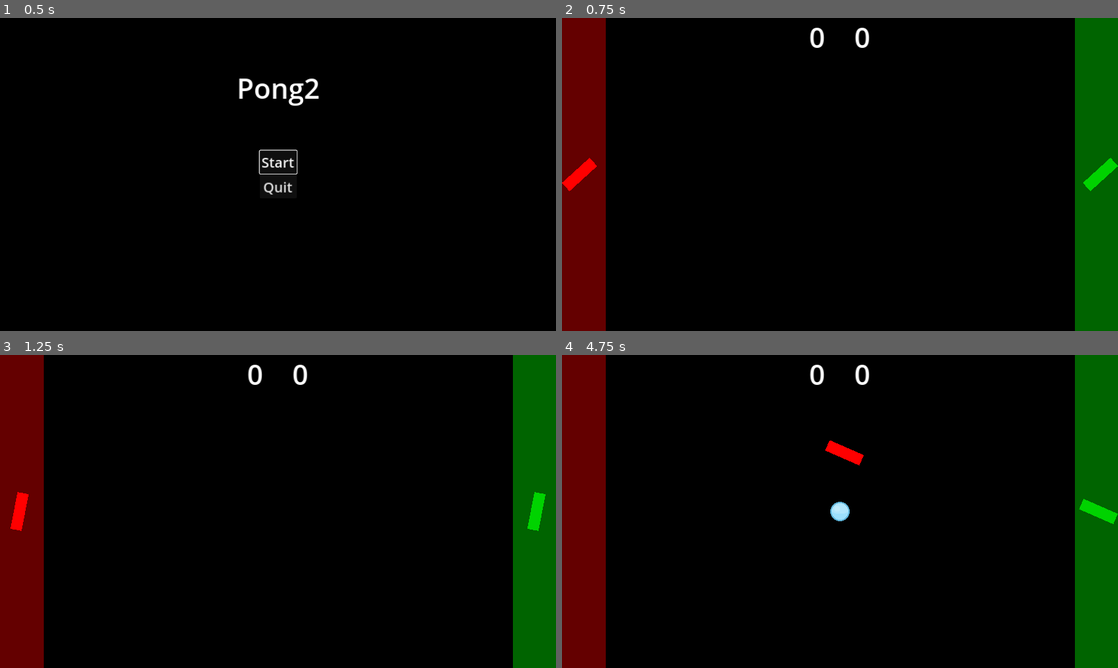
Above: before the commit, frames 1-4 (two rows, left to right).
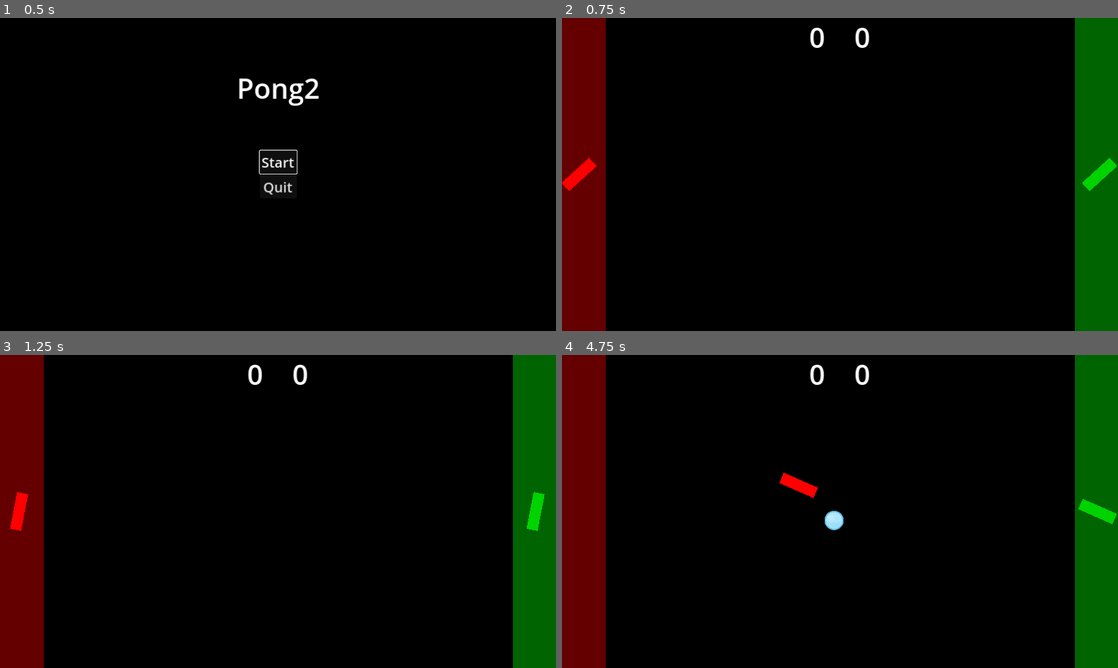
Above: after the commit, the same moments.

Repository: vidarasberg/pong2
Game: Godot game, scene res://ui.tscn
Two runs of this game, one before a commit and one after it. Both use one fixed random seed, a clock stepped at 60 frames per second and the inputs below.
Inputs:
- Up to frame 1 (0.5 s): no input
- Up to frame 2 (0.75 s): click "Start" at 0.5 s
- Up to frame 3 (1.25 s): no input
- Up to frame 4 (4.75 s): hold D (right) 1.28-2.03 s; hold S (down) 2.03-2.78 s; hold D (right) 2.78-3.53 s; hold W (up) 3.53-4.28 s; hold A (left) from 4.28 s (still down)

Frame 1 is identical in both runs. In frame 2, less than 0.1% of the frame differs, in the area x 0-100%, y 44-56%; in frame 3, less than 0.1%; in frame 4, 0.8%, in the area x 39-100%, y 27-56%.

Commit message:
adjusts speed and goal size

Diff:
--- a/game.gd
+++ b/game.gd
@@ -8,31 +8,31 @@
 
 # Called when the node enters the scene tree for the first time.
 func _ready():
-	spawn_ball()
+    spawn_ball()
 
 func spawn_ball():
-	await get_tree().create_timer(1).timeout
-	var ball = ball_scene.instantiate()
-	var viewportSize = get_viewport().get_visible_rect().size
-	ball.position = Vector2(viewportSize.x / 2, viewportSize.y / 2)
-	call_deferred("add_child", ball)
+    await get_tree().create_timer(1).timeout
+    var ball = ball_scene.instantiate()
+    var viewportSize = get_viewport().get_visible_rect().size
+    ball.position = Vector2(viewportSize.x / 2, viewportSize.y / 2)
+    call_deferred("add_child", ball)
 
 func _on_goal_goal():
-	player2score += 1
+    player2score += 1
 
-	$HUD.update_player2_score(player2score)
+    $HUD.update_player2_score(player2score)
 
-	if player2score == winScore :
-		$HUD.show_winner("Green wins!")
-	else :
-		spawn_ball()
+    if player2score == winScore :
+        $HUD.show_winner("Green wins!")
+    else :
+        spawn_ball()
 
 func _on_goal_2_goal():
-	player1score += 1
+    player1score += 1
 
-	$HUD.update_player1_score(player1score)
+    $HUD.update_player1_score(player1score)
 
-	if player1score == winScore :
-		$HUD.show_winner("Red wins!")
-	else :
-		spawn_ball()
+    if player1score == winScore :
+        $HUD.show_winner("Red wins!")
+    else :
+        spawn_ball()
--- a/game.tscn
+++ b/game.tscn
@@ -34,17 +34,17 @@
 color = Color(0, 0.827451, 0, 1)
 
 [node name="Wall" parent="." instance=ExtResource("5_otyad")]
-position = Vector2(640, -50)
+position = Vector2(593, -500)
 
 [node name="Wall2" parent="." instance=ExtResource("5_otyad")]
-position = Vector2(640, 770)
+position = Vector2(638, 1221)
 
 [node name="Wall3" parent="." instance=ExtResource("5_otyad")]
-position = Vector2(1330, 360)
+position = Vector2(1778, 233)
 rotation = 1.5708
 
 [node name="Wall4" parent="." instance=ExtResource("5_otyad")]
-position = Vector2(-50, 360)
+position = Vector2(-501, 317)
 rotation = 1.5708
 
 [node name="HUD" parent="." instance=ExtResource("6_g4e1x")]
--- a/goal.gd
+++ b/goal.gd
@@ -4,9 +4,9 @@
 @export var color: Color
 
 func _ready():
-	$BallDetector/ColorRect.set_color(color)
+    $BallDetector/ColorRect.set_color(color)
 
 func _on_body_entered(body):
-	if body.is_in_group("balls"):
-		body.queue_free()
-		goal.emit()
+    if body.is_in_group("balls"):
+        body.queue_free()
+        goal.emit()
--- a/goal.tscn
+++ b/goal.tscn
@@ -3,7 +3,7 @@
 [ext_resource type="Script" path="res://goal.gd" id="1_a5e42"]
 
 [sub_resource type="RectangleShape2D" id="RectangleShape2D_u2srg"]
-size = Vector2(120, 1000)
+size = Vector2(200, 1000)
 
 [node name="Goal" type="Area2D"]
 collision_layer = 2
--- a/hud.gd
+++ b/hud.gd
@@ -1,24 +1,24 @@
 extends CanvasLayer
 
 func _ready():
-	$VBox/RestartButton.hide()
-	$VBox/QuitButton.hide()
+    $VBox/RestartButton.hide()
+    $VBox/QuitButton.hide()
 
 func update_player1_score(score):
-	$Hbox/ScorePlayer1.text = "%s" % score
+    $Hbox/ScorePlayer1.text = "%s" % score
 
 func update_player2_score(score):
-	$Hbox/ScorePlayer2.text = "%s" % score
+    $Hbox/ScorePlayer2.text = "%s" % score
 
 func show_winner(text: String):
-	$WinMessage.text = text
-	$VBox/RestartButton.show()
-	$VBox/QuitButton.show()
-	$VBox/RestartButton.grab_focus()
+    $WinMessage.text = text
+    $VBox/RestartButton.show()
+    $VBox/QuitButton.show()
+    $VBox/RestartButton.grab_focus()
 
 func _on_restart_button_pressed():
-	get_tree().change_scene_to_file("res://game.tscn")
+    get_tree().change_scene_to_file("res://game.tscn")
 
 
 func _on_quit_button_pressed():
-	get_tree().quit()
+    get_tree().quit()
--- a/player.gd
+++ b/player.gd
@@ -8,29 +8,29 @@
 @export var rotate_left := "rotate_left"
 @export var color: Color
 
-var speed = 600
+var speed = 500
 var gravity = 0
 # This represents the player's inertia.
 var push_force = 100
 var rotation_speed = 5
 
 func _ready():
-	$ColorRect.set_color(color)
+    $ColorRect.set_color(color)
 
 func get_input():
-	var input_direction = Input.get_vector(move_left, move_right, move_up, move_down)
-	velocity = input_direction * speed
-	#rotation_speed = Input.get_axis(rotate_left, rotate_right) * 5
+    var input_direction = Input.get_vector(move_left, move_right, move_up, move_down)
+    velocity = input_direction * speed
+    #rotation_speed = Input.get_axis(rotate_left, rotate_right) * 5
 
 
 func _physics_process(delta):
-	rotation += rotation_speed * delta
-	velocity.y += gravity * delta
-	get_input()
-	move_and_slide()
-	for i in get_slide_collision_count():
-		var c = get_slide_collision(i)
-		if c.get_collider() is RigidBody2D:
-			c.get_collider().apply_central_impulse(-c.get_normal() * push_force)
+    rotation += rotation_speed * delta
+    velocity.y += gravity * delta
+    get_input()
+    move_and_slide()
+    for i in get_slide_collision_count():
+        var c = get_slide_collision(i)
+        if c.get_collider() is RigidBody2D:
+            c.get_collider().apply_central_impulse(-c.get_normal() * push_force)
 
-	#move_and_collide(velocity)
+    #move_and_collide(velocity)
--- a/project.godot
+++ b/project.godot
@@ -12,7 +12,7 @@
 
 config/name="Pong2"
 run/main_scene="res://ui.tscn"
-config/features=PackedStringArray("4.2", "GL Compatibility")
+config/features=PackedStringArray("4.3", "GL Compatibility")
 boot_splash/bg_color=Color(0, 0, 0, 1)
 boot_splash/show_image=false
 boot_splash/image="res://assets/title.png"
@@ -29,71 +29,71 @@
 
 ui_accept={
 "deadzone": 0.5,
-"events": [Object(InputEventKey,"resource_local_to_scene":fa …(174 unchanged characters)… l_keycode":0,"key_label":0,"unicode":0,"echo":false,"script":null)
-, Object(InputEventKey,"resource_local_to_scene":false,"reso …(165 unchanged characters)… l_keycode":0,"key_label":0,"unicode":0,"echo":false,"script":null)
-, Object(InputEventKey,"resource_local_to_scene":false,"resource_name":"","device":0,"window_id":0,"alt_pressed":false,"shift_pressed":false,"ctrl_pressed":false,"meta_pressed":false,"pressed":false,"keycode":32,"physical_keycode":0,"key_label":0,"unicode":32,"echo":false,"script":null)
+"events": [Object(InputEventKey,"resource_local_to_scene":fa …(174 unchanged characters)… l_keycode":0,"key_label":0,"unicode":0,"location":0,"echo":false,"script":null)
+, Object(InputEventKey,"resource_local_to_scene":false,"reso …(165 unchanged characters)… l_keycode":0,"key_label":0,"unicode":0,"location":0,"echo":false,"script":null)
+, Object(InputEventKey,"resource_local_to_scene":false,"resource_name":"","device":0,"window_id":0,"alt_pressed":false,"shift_pressed":false,"ctrl_pressed":false,"meta_pressed":false,"pressed":false,"keycode":32,"physical_keycode":0,"key_label":0,"unicode":32,"location":0,"echo":false,"script":null)
 , Object(InputEventJoypadButton,"resource_local_to_scene":false,"resource_name":"","device":-1,"button_index":0,"pressure":0.0,"pressed":true,"script":null)
 ]
 }
 ui_up={
 "deadzone": 0.5,
-"events": [Object(InputEventKey,"resource_local_to_scene":fa …(174 unchanged characters)… l_keycode":0,"key_label":0,"unicode":0,"echo":false,"script":null)
+"events": [Object(InputEventKey,"resource_local_to_scene":fa …(174 unchanged characters)… l_keycode":0,"key_label":0,"unicode":0,"location":0,"echo":false,"script":null)
 , Object(InputEventJoypadButton,"resource_local_to_scene":false,"resource_name":"","device":0,"button_index":11,"pressure":0.0,"pressed":false,"script":null)
 , Object(InputEventJoypadMotion,"resource_local_to_scene":false,"resource_name":"","device":-1,"axis":1,"axis_value":-1.0,"script":null)
 ]
 }
 ui_down={
 "deadzone": 0.5,
-"events": [Object(InputEventKey,"resource_local_to_scene":fa …(174 unchanged characters)… l_keycode":0,"key_label":0,"unicode":0,"echo":false,"script":null)
+"events": [Object(InputEventKey,"resource_local_to_scene":fa …(174 unchanged characters)… l_keycode":0,"key_label":0,"unicode":0,"location":0,"echo":false,"script":null)
 , Object(InputEventJoypadButton,"resource_local_to_scene":false,"resource_name":"","device":0,"button_index":12,"pressure":0.0,"pressed":false,"script":null)
 , Object(InputEventJoypadMotion,"resource_local_to_scene":false,"resource_name":"","device":-1,"axis":1,"axis_value":1.0,"script":null)
 ]
 }
 right={
 "deadzone": 0.2,
-"events": [Object(InputEventKey,"resource_local_to_scene":fa …(172 unchanged characters)… eycode":68,"key_label":0,"unicode":100,"echo":false,"script":null)
+"events": [Object(InputEventKey,"resource_local_to_scene":fa …(172 unchanged characters)… eycode":68,"key_label":0,"unicode":100,"location":0,"echo":false,"script":null)
 , Object(InputEventJoypadMotion,"resource_local_to_scene":false,"resource_name":"","device":0,"axis":0,"axis_value":1.0,"script":null)
 ]
 }
 left={
 "deadzone": 0.2,
-"events": [Object(InputEventKey,"resource_local_to_scene":fa …(173 unchanged characters)… eycode":65,"key_label":65,"unicode":97,"echo":false,"script":null)
+"events": [Object(InputEventKey,"resource_local_to_scene":fa …(173 unchanged characters)… eycode":65,"key_label":65,"unicode":97,"location":0,"echo":false,"script":null)
 , Object(InputEventJoypadMotion,"resource_local_to_scene":false,"resource_name":"","device":0,"axis":0,"axis_value":-1.0,"script":null)
 ]
 }
 down={
 "deadzone": 0.2,
-"events": [Object(InputEventKey,"resource_local_to_scene":fa …(172 unchanged characters)… eycode":83,"key_label":0,"unicode":115,"echo":false,"script":null)
+"events": [Object(InputEventKey,"resource_local_to_scene":fa …(172 unchanged characters)… eycode":83,"key_label":0,"unicode":115,"location":0,"echo":false,"script":null)
 , Object(InputEventJoypadMotion,"resource_local_to_scene":false,"resource_name":"","device":0,"axis":1,"axis_value":1.0,"script":null)
 ]
 }
 up={
 "deadzone": 0.2,
-"events": [Object(InputEventKey,"resource_local_to_scene":fa …(174 unchanged characters)… ycode":87,"key_label":87,"unicode":119,"echo":false,"script":null)
+"events": [Object(InputEventKey,"resource_local_to_scene":fa …(174 unchanged characters)… ycode":87,"key_label":87,"unicode":119,"location":0,"echo":false,"script":null)
 , Object(InputEventJoypadMotion,"resource_local_to_scene":false,"resource_name":"","device":0,"axis":1,"axis_value":-1.0,"script":null)
 ]
 }
 right2={
 "deadzone": 0.2,
-"events": [Object(InputEventKey,"resource_local_to_scene":fa …(175 unchanged characters)… ode":4194321,"key_label":0,"unicode":0,"echo":false,"script":null)
+"events": [Object(InputEventKey,"resource_local_to_scene":fa …(175 unchanged characters)… ode":4194321,"key_label":0,"unicode":0,"location":0,"echo":false,"script":null)
 , Object(InputEventJoypadMotion,"resource_local_to_scene":false,"resource_name":"","device":1,"axis":0,"axis_value":1.0,"script":null)
 ]
 }
 left2={
 "deadzone": 0.2,
-"events": [Object(InputEventKey,"resource_local_to_scene":fa …(175 unchanged characters)… ode":4194319,"key_label":0,"unicode":0,"echo":false,"script":null)
+"events": [Object(InputEventKey,"resource_local_to_scene":fa …(175 unchanged characters)… ode":4194319,"key_label":0,"unicode":0,"location":0,"echo":false,"script":null)
 , Object(InputEventJoypadMotion,"resource_local_to_scene":false,"resource_name":"","device":1,"axis":0,"axis_value":-1.0,"script":null)
 ]
 }
 down2={
 "deadzone": 0.2,
-"events": [Object(InputEventKey,"resource_local_to_scene":fa …(187 unchanged characters)… 194322,"key_label":4194322,"unicode":0,"echo":false,"script":null)
+"events": [Object(InputEventKey,"resource_local_to_scene":fa …(187 unchanged characters)… 194322,"key_label":4194322,"unicode":0,"location":0,"echo":false,"script":null)
 , Object(InputEventJoypadMotion,"resource_local_to_scene":false,"resource_name":"","device":1,"axis":1,"axis_value":1.0,"script":null)
 ]
 }
 up2={
 "deadzone": 0.2,
-"events": [Object(InputEventKey,"resource_local_to_scene":fa …(175 unchanged characters)… ode":4194320,"key_label":0,"unicode":0,"echo":false,"script":null)
+"events": [Object(InputEventKey,"resource_local_to_scene":fa …(175 unchanged characters)… ode":4194320,"key_label":0,"unicode":0,"location":0,"echo":false,"script":null)
 , Object(InputEventJoypadMotion,"resource_local_to_scene":false,"resource_name":"","device":1,"axis":1,"axis_value":-1.0,"script":null)
 ]
 }
@@ -119,7 +119,7 @@
 }
 start={
 "deadzone": 0.5,
-"events": [Object(InputEventKey,"resource_local_to_scene":fa …(175 unchanged characters)… ode":4194309,"key_label":0,"unicode":0,"echo":false,"script":null)
+"events": [Object(InputEventKey,"resource_local_to_scene":fa …(175 unchanged characters)… ode":4194309,"key_label":0,"unicode":0,"location":0,"echo":false,"script":null)
 , Object(InputEventJoypadButton,"resource_local_to_scene":false,"resource_name":"","device":-1,"button_index":0,"pressure":0.0,"pressed":true,"script":null)
 ]
 }
--- a/ui.gd
+++ b/ui.gd
@@ -1,10 +1,10 @@
 extends Control
 
 func _ready():
-	$MainMenu/VBoxContainer/StartButton.grab_focus()
+    $MainMenu/VBoxContainer/StartButton.grab_focus()
 
 func _on_button_pressed():
-	get_tree().change_scene_to_file("res://game.tscn")
+    get_tree().change_scene_to_file("res://game.tscn")
 
 func _on_quit_button_pressed():
-	get_tree().quit()
+    get_tree().quit()
--- a/wall.tscn
+++ b/wall.tscn
@@ -1,7 +1,7 @@
 [gd_scene load_steps=2 format=3 uid="uid://ccej43t5ofe7y"]
 
 [sub_resource type="RectangleShape2D" id="RectangleShape2D_aydpl"]
-size = Vector2(1280, 100)
+size = Vector2(2560, 1000)
 
 [node name="Wall" type="StaticBody2D"]
 metadata/_edit_group_ = true
Not shown, changed: readme.md
